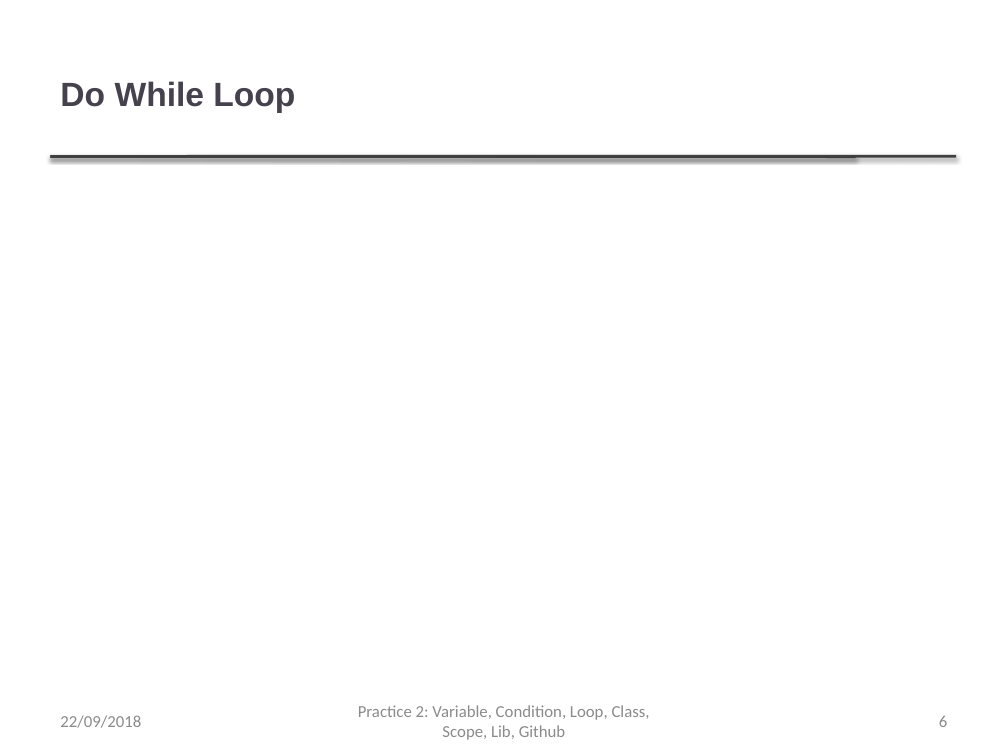
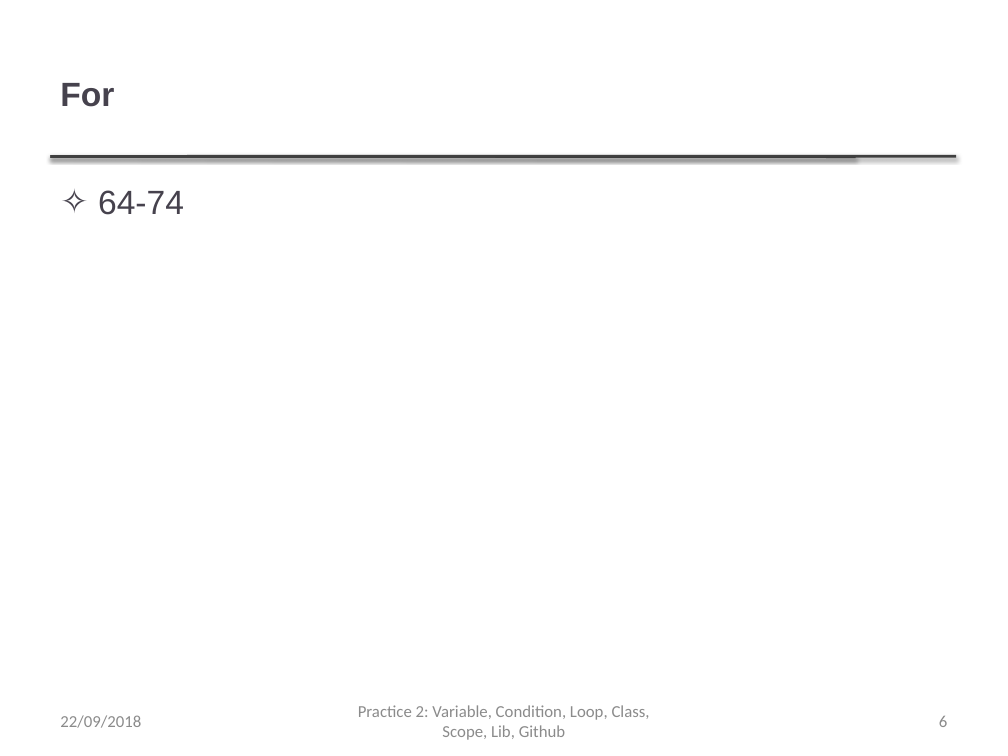
Before and after one commit to thanqminh/thanqminh.github.io, a slide deck: slide 6 of courses/oopjava/practice2.pptx. Drawn at 1008x756 pixels with LibreOffice and Linux fonts; fonts in the diff are those of the drawing. Boxes give left, top, right and bottom in pixels: in the first picture for what was removed or moved away, otherwise in the second. Text is boxed around its words. In the diff, an @@ line names an element or a change of style, - is before the commit and + after.

```diff
--- a/courses/oopjava/practice2.pptx
+++ b/courses/oopjava/practice2.pptx
@@ title at [60, 83, 114, 107]: text changed @@
-Do While Loop
+For
@@ text added at [98, 190, 184, 215], 24 pt, text #46424D @@
+✧ 64-74
```
Also in this commit, not shown: 7 other slides changed, 2 slides removed, 2 other files.
